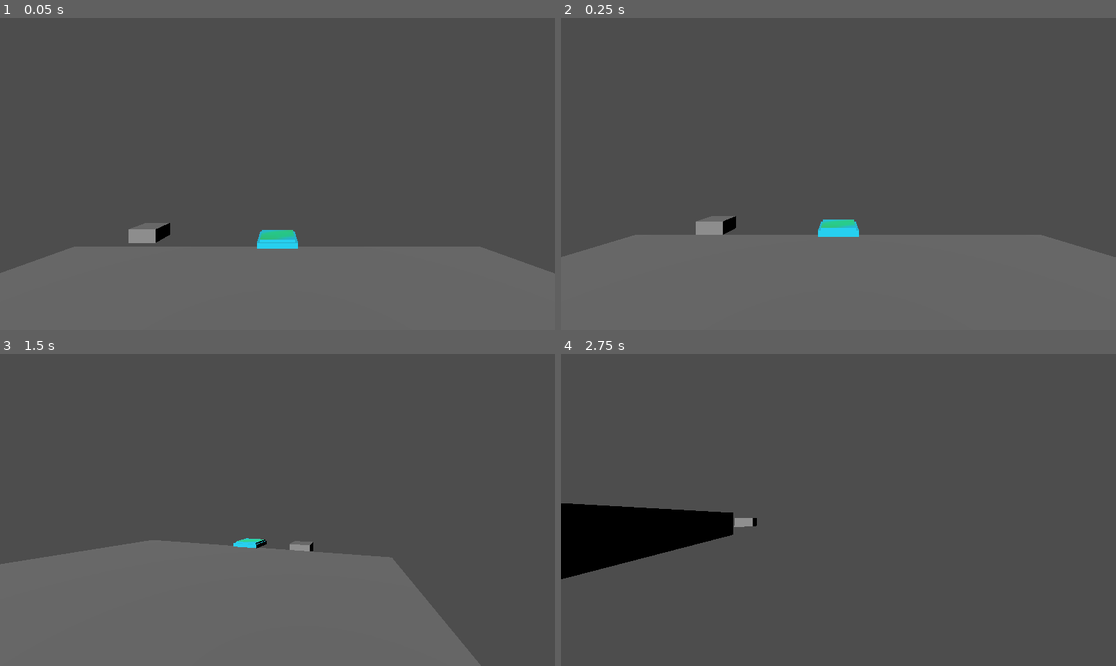
Above: before the commit, frames 1-4 (two rows, left to right).
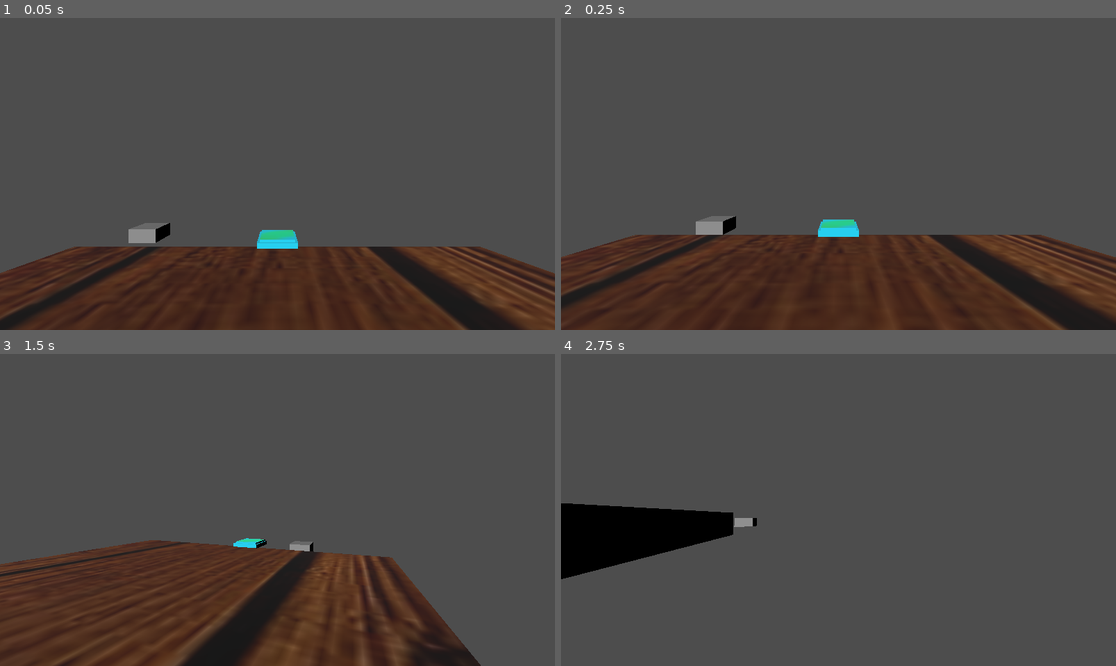
Above: after the commit, the same moments.

Repository: phiddypus/SBU-Hacks-VI
Game: Godot game, scene res://scenes/world.tscn
Two runs of this game, one before a commit and one after it. Both use one fixed random seed, a clock stepped at 60 frames per second and the inputs below.
Inputs (mouse positions are in pixels of both pictures, inside the frame that each line leads up to):
- Up to frame 1 (0.05 s): no input
- Up to frame 2 (0.25 s): no input
- Up to frame 3 (1.5 s): tap Enter (ui_accept) at 0.5, 0.77 s; move the mouse to (305, 510) at 0.52 s; hold D (game_right) 0.53-1.28 s; tap W (game_front) at 0.6, 1.35 s; move the mouse to (249, 510) at 1.27 s; hold S (game_back) from 1.28 s (still down)
- Up to frame 4 (2.75 s): tap Enter (ui_accept) at 1.52 s; move the mouse to (849, 503) at 2.02 s; release S (game_back) at 2.03 s; hold D (game_right) from 2.03 s (still down); tap W (game_front) at 2.1 s

The runs differ from the first frame. In frame 1, 26% of the frame differs, in the area x 0-100%, y 73-100%; in frame 2, 29%, in the area x 0-100%, y 69-100%; in frame 3, 29%; in frame 4, nothing differs.

Commit message:
textured

Diff:
--- a/godot/scenes/world.tscn
+++ b/godot/scenes/world.tscn
@@ -1,9 +1,18 @@
-[gd_scene load_steps=7 format=3 uid="uid://bgpdkyf3max8v"]
+[gd_scene load_steps=10 format=3 uid="uid://bgpdkyf3max8v"]
 
-[ext_resource type="PackedScene" uid="uid://h0xdvrrfp3by" path="res://scenes/platform.tscn" id="1_m8i3x"]
+[ext_resource type="Texture2D" uid="uid://baoy87b10m0si" path="res://textures/woodtext.png" id="1_5sgq1"]
 [ext_resource type="PackedScene" uid="uid://dlun07cx67ccr" path="res://scenes/player.tscn" id="2_bx8pb"]
 [ext_resource type="PackedScene" uid="uid://qh0vkpy2c73g" path="res://scenes/jump_pad.tscn" id="3_2fjsn"]
 [ext_resource type="PackedScene" uid="uid://bvip7vcq1rgl0" path="res://scenes/moving_platform.tscn" id="3_n8b2x"]
+
+[sub_resource type="BoxShape3D" id="BoxShape3D_vv6oa"]
+size = Vector3(10, 1, 10)
+
+[sub_resource type="StandardMaterial3D" id="StandardMaterial3D_8rhjs"]
+albedo_texture = ExtResource("1_5sgq1")
+
+[sub_resource type="BoxMesh" id="BoxMesh_w0rl2"]
+material = SubResource("StandardMaterial3D_8rhjs")
 
 [sub_resource type="BoxShape3D" id="BoxShape3D_howin"]
 size = Vector3(1, 0.5, 1)
@@ -13,9 +22,16 @@
 
 [node name="world" type="Node3D"]
 
-[node name="StaticBody3D" parent="." instance=ExtResource("1_m8i3x")]
+[node name="StaticBody3D" type="StaticBody3D" parent="."]
 collision_layer = 2
 collision_mask = 0
+
+[node name="CollisionShape3D" type="CollisionShape3D" parent="StaticBody3D"]
+shape = SubResource("BoxShape3D_vv6oa")
+
+[node name="MeshInstance3D" type="MeshInstance3D" parent="StaticBody3D"]
+transform = Transform3D(10, 0, 0, 0, 1, 0, 0, 0, 10, -0.0087719, 0, 0.00435424)
+mesh = SubResource("BoxMesh_w0rl2")
 
 [node name="DirectionalLight3D" type="DirectionalLight3D" parent="."]
 transform = Transform3D(1, 0, 0, 0, 0.890086, 0.455793, 0, -0.455793, 0.890086, 0, 4.13944, 3.75863)
